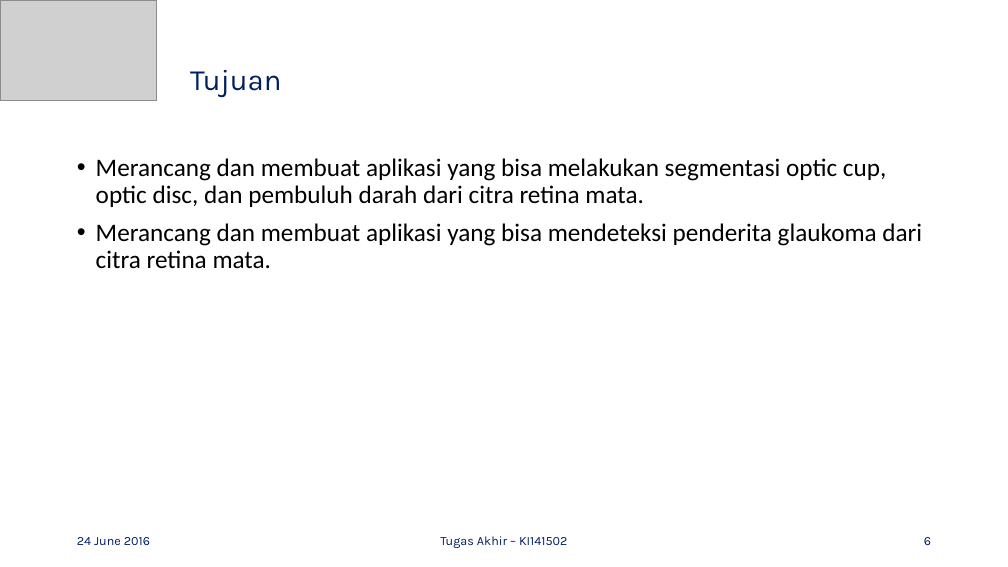
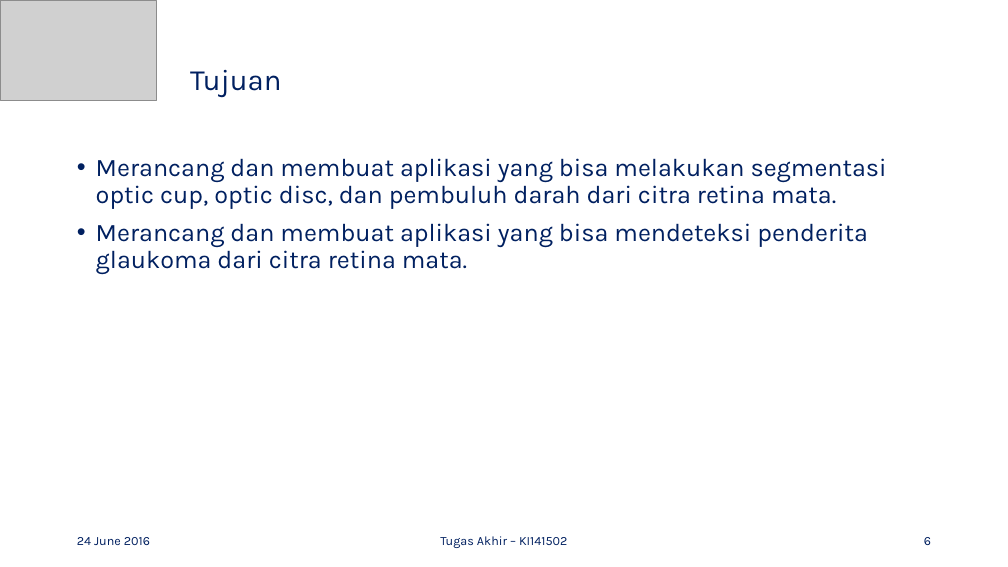
Before and after one commit to mustofa27/tugasAkhir, a slide deck: slide 6 of Bismillah Buku TA/Presentasi-TA_Ahmad-Mustofa_5112100100.pptx. Drawn at 1008x567 pixels with LibreOffice and Linux fonts; fonts in the diff are those of the drawing; grey boxes stand for pictures. Boxes give left, top, right and bottom in pixels: in the first picture for what was removed or moved away, otherwise in the second. Text is boxed around its words. In the diff, an @@ line names an element or a change of style, - is before the commit and + after.

```diff
--- a/Bismillah Buku TA/Presentasi-TA_Ahmad-Mustofa_5112100100.pptx
+++ b/Bismillah Buku TA/Presentasi-TA_Ahmad-Mustofa_5112100100.pptx
@@ text "Merancang dan membuat aplikasi yang ..." at [96, 158, 887, 275]: font Calibri to Karla, text colour #000000 to #002060 @@
```
Also in this commit, not shown: 4 other slides changed, 5 slides added, 1 other file.
